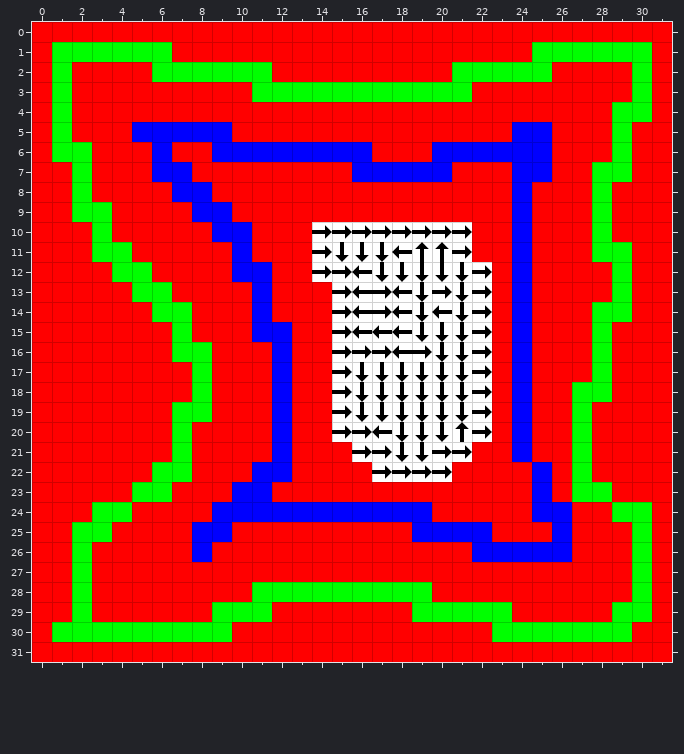
Tiled map, stored at assets/xhr/aseprite-tiles.tmx. Above: the version before the commit.
Cells are 64x64 px. Shown: x 0..31, y 0..31.
And afterwards:
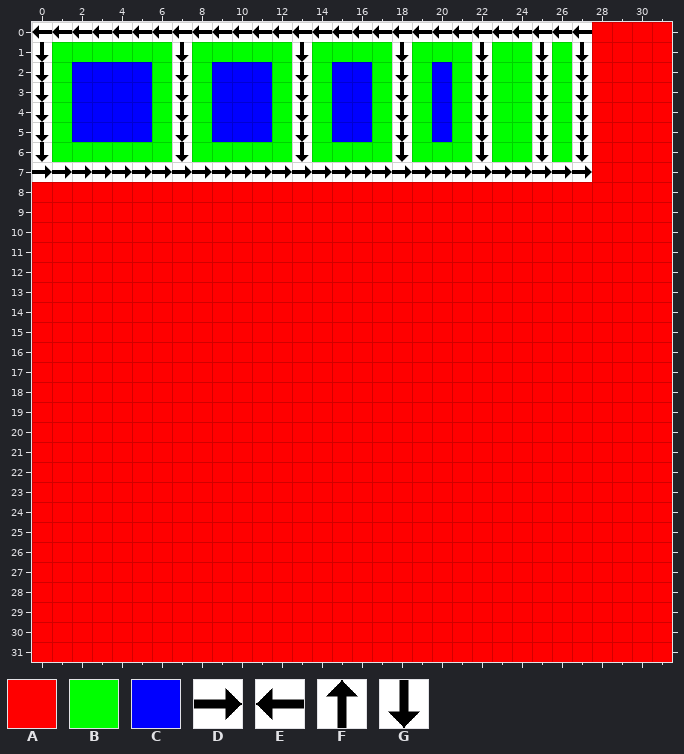
Key: from "aseprite-tiles": A 0, B 1, C 2, D 3, E 3 turned 180, F 3 turned 270, G 3 turned 90.
_ is an empty cell, . an unchanged one.
What changed:
--- layer "Tile Layer 1"
@@ x 0..30 @@
- 0 AAAAAAAAAAAAAAAAAAAAAAAAAAAA...
- 1 A......AAAAAAAAAAAAAAAAAAB.BBBB
- 2 A.AAAA.B.BBBAAAAAAAAA.B..BAA..B
- 3 A.AAAAAAAAAB.B.BB.B.B.AAAAAA..B
- 4 A.AAAAAAAAAAAAAAAAAAAAAAAAAA.BB
- 5 A.AAA.CCC.AAAAAAAAAAAAAACCAA.B.
- 6 A..AAACAACCCCCCCCAAACCCCCCAA.B.
- 7 AABAAACCAAAAAAAACCCCCAAACCAABB.
- 8 ..B....CC...............C...B..
- 9 ..BB....CC..............C...B..
-10 ...B.....CC...DDDDDDDD..C...B..
-11 ...BB.....C...DGGGEFFD..C...BB.
-12 ....BB....CC..DDEGGGGGD.C....B.
-13 .....BB....C...DEDEGDGD.C....B.
-14 ......BB...C...DEDEGEGD.C...BB.
-15 .......B...CC..DEEEGGGD.C...B..
-16 .......BB...C..DDDEDGGD.C...B..
-17 ........B...C..DGGGGGGD.C...B..
-18 ........B...C..DGGGGGGD.C..BB..
-19 .......BB...C..DGGGGGGD.C..B...
-20 .......B....C..DDEGGGFD.C..B...
-21 .......B....C...DDGGDD..C..B...
-22 ......BB...CC....DDDD....C.B...
-23 .....BB...CC.............C.BB..
-24 ...BB....CCCCCCCCCCC.....CC..BB
-25 ..BB....CC.........CCCC...C...B
-26 ..B.....C.............CCCCC...B
-27 ..B...........................B
-28 ..B........BBBBBBBBB..........B
-29 ..B......BBB.......BBBBB.....BB
-30 .BBBBBBBBB.............BBBBBBB.
+ 0 EEEEEEEEEEEEEEEEEEEEEEEEEEEE...
+ 1 G......GBBBBBGBBBBGBBBGBBG.GAAA
+ 2 G.CCCC.G.CCCBGBCCBGBC.G..GBG..A
+ 3 G.CCCCBGBCCC.G.CC.G.C.GBBGBG..A
+ 4 G.CCCCBGBCCCBGBCCBGBCBGBBGBG.AA
+ 5 G.CCC.BGB.CCBGBCCBGBCBGBBGBG.A.
+ 6 G..BBBBGBBBBBGBBBBGBBBGBBGBG.A.
+ 7 DDDDDDDDDDDDDDDDDDDDDDDDDDDDAA.
+ 8 ..A....AA...............A...A..
+ 9 ..AA....AA..............A...A..
+10 ...A.....AA...AAAAAAAA..A...A..
+11 ...AA.....A...AAAAAAAA..A...AA.
+12 ....AA....AA..AAAAAAAAA.A....A.
+13 .....AA....A...AAAAAAAA.A....A.
+14 ......AA...A...AAAAAAAA.A...AA.
+15 .......A...AA..AAAAAAAA.A...A..
+16 .......AA...A..AAAAAAAA.A...A..
+17 ........A...A..AAAAAAAA.A...A..
+18 ........A...A..AAAAAAAA.A..AA..
+19 .......AA...A..AAAAAAAA.A..A...
+20 .......A....A..AAAAAAAA.A..A...
+21 .......A....A...AAAAAA..A..A...
+22 ......AA...AA....AAAA....A.A...
+23 .....AA...AA.............A.AA..
+24 ...AA....AAAAAAAAAAA.....AA..AA
+25 ..AA....AA.........AAAA...A...A
+26 ..A.....A.............AAAAA...A
+27 ..A...........................A
+28 ..A........AAAAAAAAA..........A
+29 ..A......AAA.......AAAAA.....AA
+30 .AAAAAAAAA.............AAAAAAA.
Pixel boxes of the changes (left, top, right, bottom) in both pictures:
changed: (32, 22, 652, 642)
